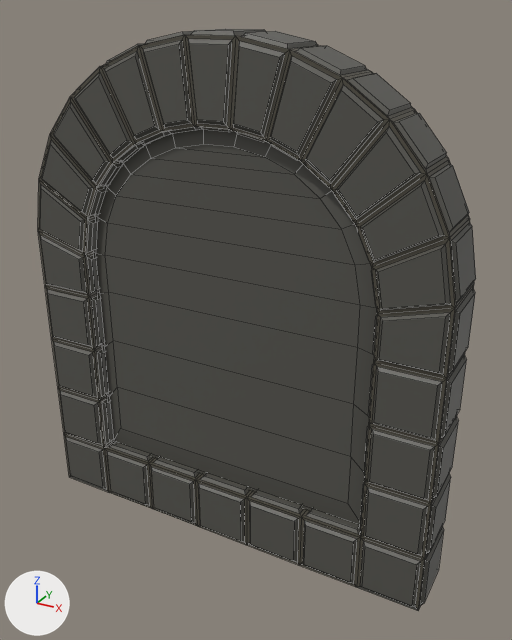
The FBX model Assets/Gate.L.fbx as it was, and as the next commit left it.
Rendered twice from a 50 mm lens placed at (5.92, -9.93, 8.34), pointed at (0.37, 0.14, 3.3). Lighting does not change. The marker at lower left points along +X, +Y and +Z. The older version comes first. Mesh edges are drawn as thin lines. Where no turn or scale is listed for an object, it has been applied to the vertices.

The first picture shows 'Door.L.Mesh'.
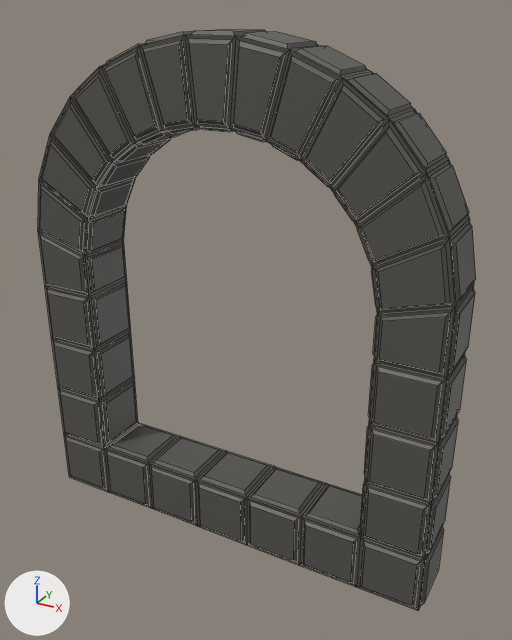
Where the newer file only moved an object's origin or applied its transform, the numbers keep the older frame.

What changed in the scene script:
```text
Change me_gate_012:
    used by ob_door_l_mesh; location = (0.0, 0.0, 0.0)
    remove me_gate_012.from_pydata(...)  # 1140 vertices, 1138 faces; spans x -3.99..3.99, y -0.62..0.62, z -1.18..8.04
    add me_gate_012.from_pydata(...)  # 1008 vertices, 1008 faces; spans x -3.99..3.99, y -0.62..0.62, z -1.18..8.04
    me_gate_012 part 1: the loose piece of 132 vertices spanning x -2.82..2.82, y -0.39..0.39, z 0.0..6.67 is deleted
```

Pixel boxes (x1, y1, x2, y2) of what changed, in the pictures (512 x 640 px):
part 1 of me_gate_012, deleted: before (93, 127, 377, 525)
